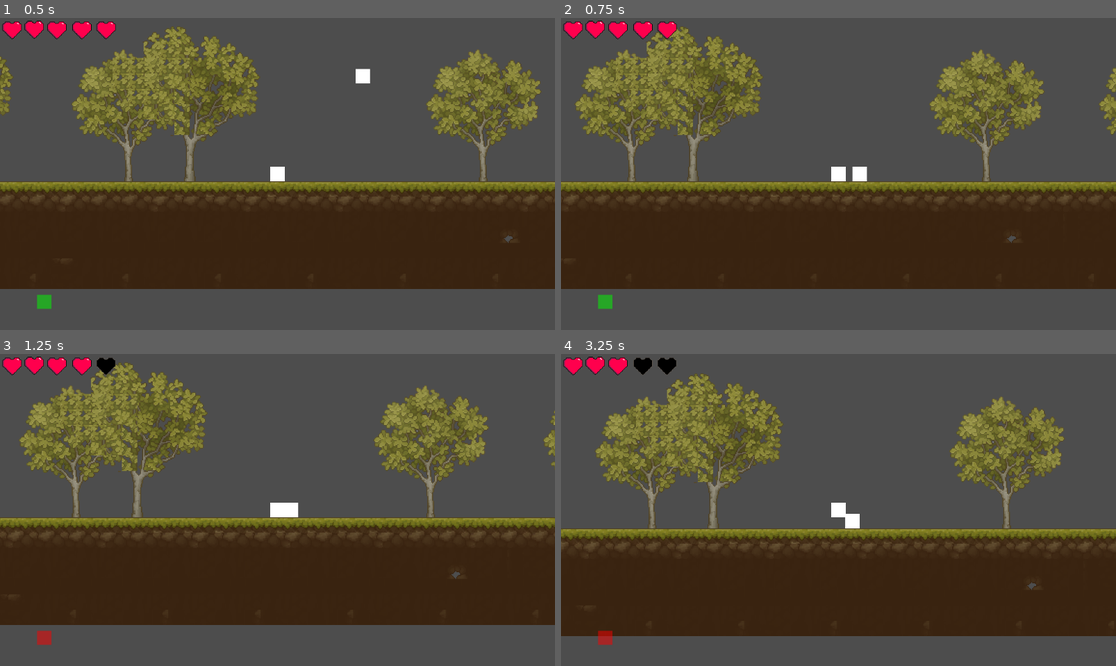
Above: before the commit, frames 1-4 (two rows, left to right).
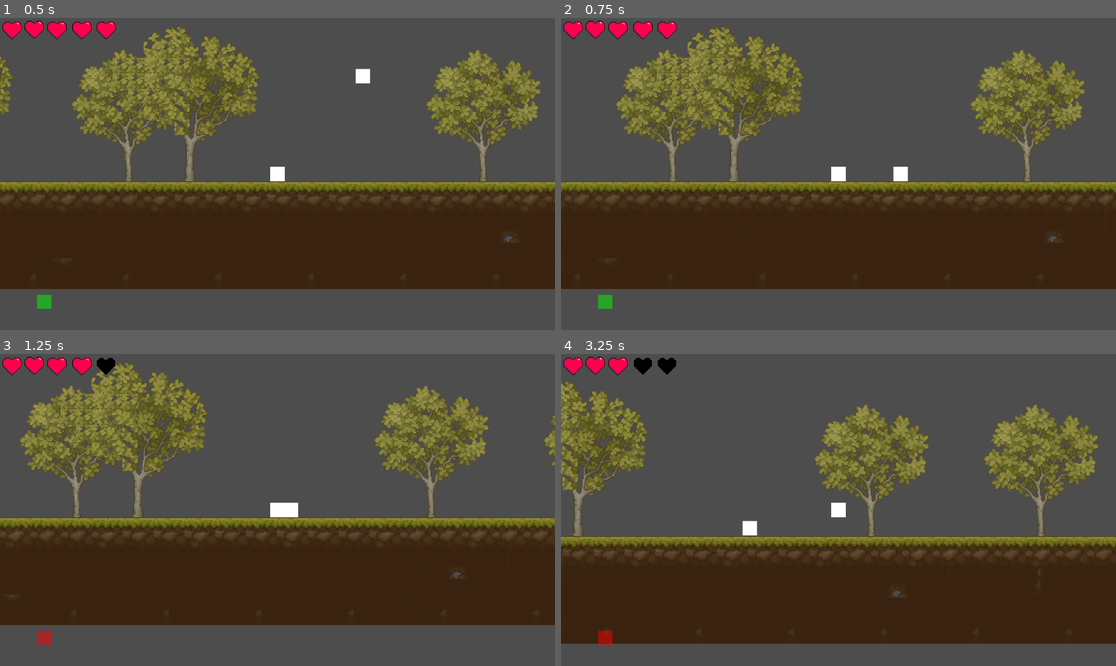
Above: after the commit, the same moments.

Repository: NibbitLive/Atomi
Game: Godot game, scene res://Pixel Art Platformer - Village Props v2.3.0/map.tscn
The game is run twice, just before and just after one commit, with the same random seed, the same clock (stepped at 60 frames per second) and the same inputs.
Inputs (mouse positions are in pixels of both pictures, inside the frame that each line leads up to):
- Up to frame 1 (0.5 s): no input
- Up to frame 2 (0.75 s): move the mouse to (960, 158) at 0.52 s; hold D (right) from 0.53 s (still down); click (960, 158) at 0.6 s
- Up to frame 3 (1.25 s): keep holding D (right); tap Space (jump) at 0.77, 1.07 s; tap Ctrl (dash) at 0.8 s
- Up to frame 4 (3.25 s): move the mouse to (727, 525) at 1.27 s; tap Ctrl (dash) at 1.35, 3.05 s; tap Space (jump) at 1.52, 1.55, 1.82, 3.02 s; move the mouse to (894, 441) at 2.02 s; release D (right) at 2.03 s; hold A (left) 2.03-2.78 s; hold Space (jump) 2.03-2.78 s; click (894, 441) at 2.3 s; move the mouse to (810, 572) at 2.77 s; hold D (right) from 2.78 s (still down); click (810, 572) at 2.85 s

Frame 1 is identical in both runs. In frame 2, 16% of the frame differs, in the area x 0-100%, y 2-73%; in frame 3, 1.5%; in frame 4, 28%, in the area x 0-100%, y 6-93%.

Commit message:
acceleration, friction
added acceleration and friction to the player

Diff:
--- a/Player/player.gd
+++ b/Player/player.gd
@@ -8,6 +8,8 @@
 const DASH_DURATION = 0.2
 const DASH_COOLDOWN = 1.0
 const ATTACK_HITBOX_DURATION = 0.2  # Duration the hitbox remains visible
+const ACCELERATION = 800.0
+const FRICTION = 1000.0
 
 @onready var sprite_2d: AnimatedSprite2D = $AnimatedSprite2D
 @onready var dash_indicator: ColorRect = $"../UI/DashIndicatorTemp"
@@ -30,7 +32,6 @@
 
 var full_heart_texture: Texture = preload("res://full_heart.png")
 var empty_heart_texture: Texture = preload("res://empty_heart.png")
-
 
 
 var gravity = ProjectSettings.get_setting("physics/2d/default_gravity")
@@ -86,7 +87,7 @@
 
 	# Handle jump (continuous jumping when holding jump button)
 	if Input.is_action_pressed("jump") and is_on_floor():
-			velocity.y = JUMP_VELOCITY
+		velocity.y = JUMP_VELOCITY
 
 	# Handle dashing
 	if Input.is_action_just_pressed("dash") and dash_cooldown_left <= 0:
@@ -117,7 +118,6 @@
 			squish.x = 1.4
 			squish.y = 0.4
 
-			#_trigger_particle_burst(global_position)
 			camera.shake(4.0, 0.1)
 
 	# Update dash timer
@@ -128,13 +128,16 @@
 
 	# Handle normal movement if not dashing
 	if not is_dashing:
-		var direction = Input.get_axis("left", "right")
-		if direction:
-			velocity.x = direction * NORMAL_SPEED
-			toggle_flip_sprite(direction)
+		var input_direction = Input.get_axis("left", "right")
+		if input_direction != 0:
+			# Accelerate towards target speed
+			velocity.x = move_toward(velocity.x, input_direction * NORMAL_SPEED, ACCELERATION * delta)
+			toggle_flip_sprite(input_direction)
 		else:
-			velocity.x = move_toward(velocity.x, 0, NORMAL_SPEED)
-
+			# Apply friction when no input is given
+			velocity.x = move_toward(velocity.x, 0, FRICTION * delta)
+
+	# Handle attack
 	if !current_attack:
 		if Input.is_action_just_pressed("attack"):
 			current_attack = true
@@ -143,6 +146,7 @@
 	_update_dash_indicator()
 	move_and_slide()
 	check_hitbox()
+
 
 func _update_dash_indicator() -> void:
 	if dash_cooldown_left > 0:
